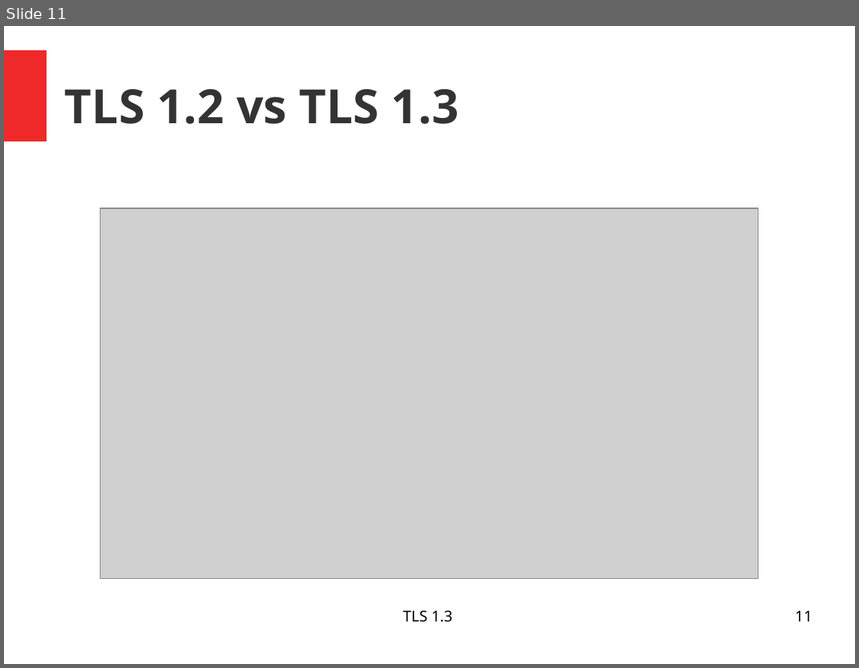
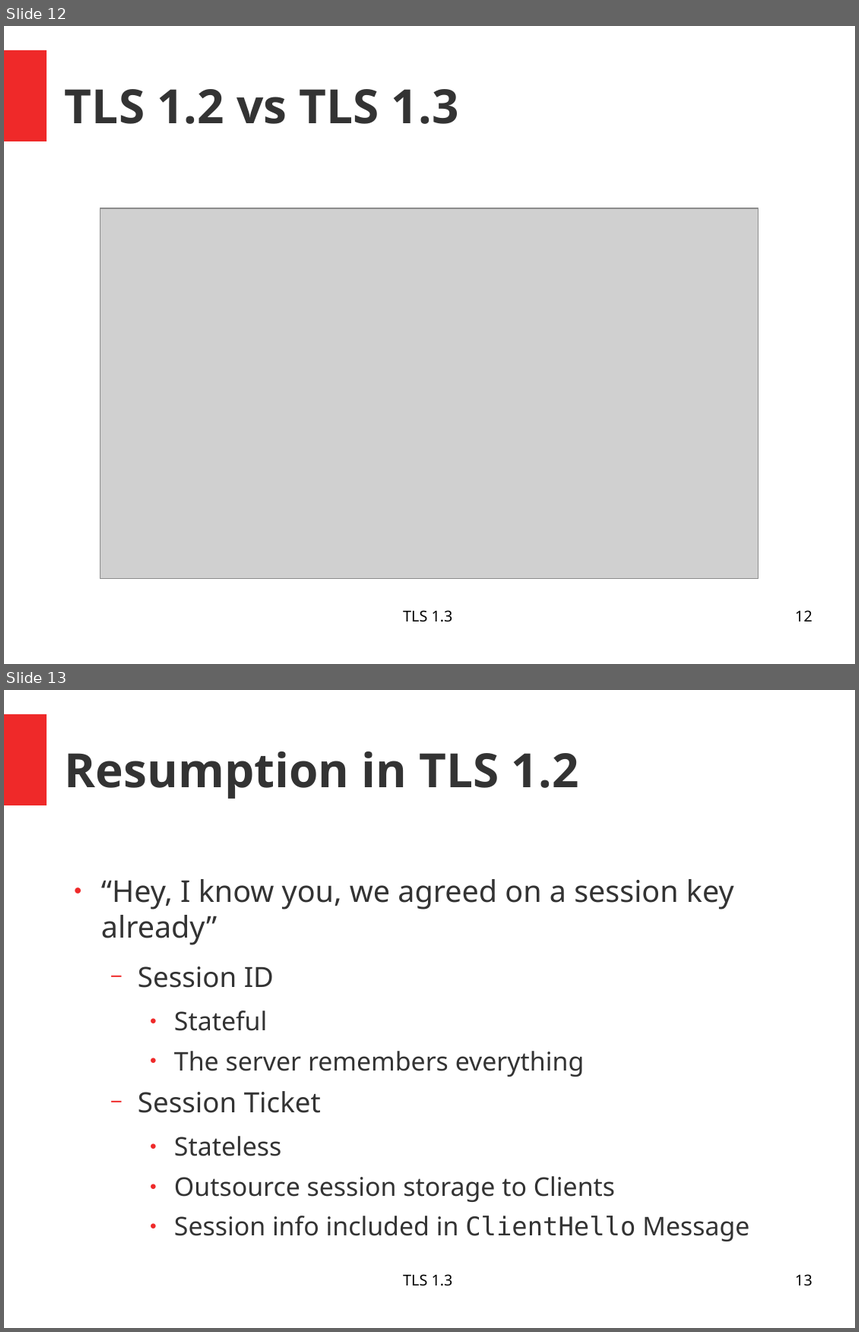
Before and after one commit to pchr8/rn-project, a slide deck: rnp/beleg/presentation.odp. Shown one above the other, each under a label of ours: slide 11 before the commit, slides 12 and 13 after it. The pictures are 859x668 and 859x1332 pixels, drawn with LibreOffice and Linux fonts; fonts in the diff are those of the drawing; grey boxes stand for pictures. Boxes give left, top, right and bottom in pixels: in the first picture for what was removed or moved away, otherwise in the second. Text is boxed around its words. In the diff, an @@ line names an element or a change of style, - is before the commit and + after.

```diff
--- a/rnp/beleg/presentation.odp
+++ b/rnp/beleg/presentation.odp
@@ slide 13 added at [4, 690, 855, 1328], background #FFFFFF; not listed: 1 template element that a slide beside it also shows @@
@@ title added at [65, 752, 579, 799], 44 pt, text #333333, bold @@
+Resumption in TLS 1.2
@@ text added at [101, 879, 750, 1242], 24 pt, text #333333 @@
+● “Hey, I know you, we agreed on a session key already”
+  − Session ID
+    ● Stateful
+    ● The server remembers everything
+  − Session Ticket
+    ● Stateless
+    ● Outsource session storage to Clients
+    ● Session info included in ClientHello Message
@@ text added at [403, 1274, 453, 1287], 14 pt, text #000000 @@
+TLS 1.3
@@ page number added at [795, 1274, 813, 1287], 14 pt, text #000000 @@
+13
@@ what was slide 11 is now slide 12 @@
@@ page number at [795, 610, 813, 622]: text changed @@
-11
+12
```
Also in this commit, not shown: 3 slides changed, 8 other slides added, 3 other files.
